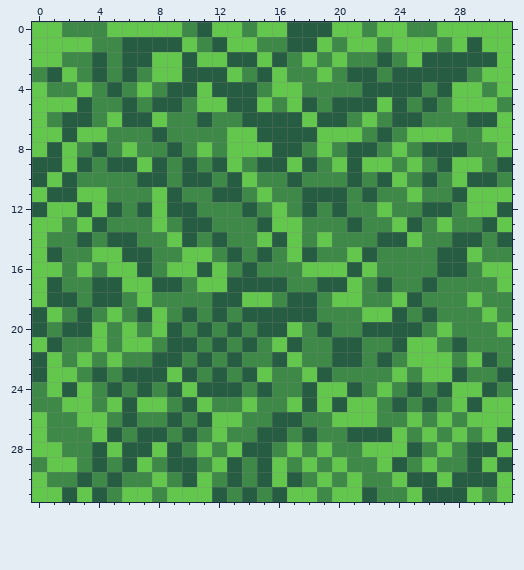
A pixel-art sprite gets an edit: Grass.png. That is the earlier state.
The file is 32x32 pixels.
After:
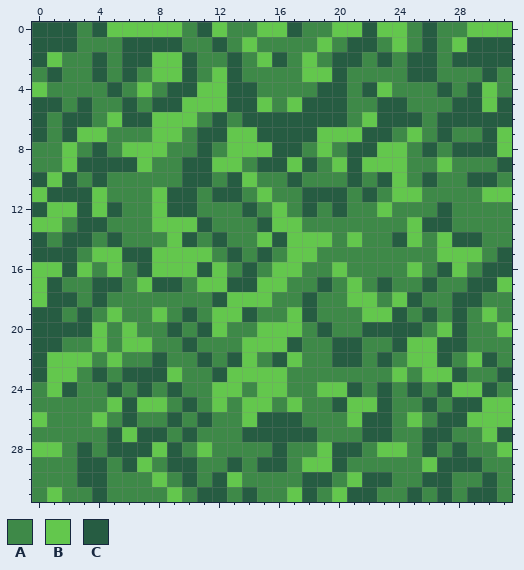
Palette (. is transparent): A #3e8948  B #63c74d  C #265c42
The exact change:
Changed rows in their new state; - is an unchanged pixel.
first column x 0:
 0 CCC-C--------A----AA--C---CAA---
 1 CCCA------A--A---AA--CC--AC---CC
 2 C----------AA-A-----CC---C-A---C
 3 --A--------ABC-AA-B-CAA-A--AA-CA
 4 ---A--------B---AA-CC--BAA--ACBA
 5 CCA-------B--------C-AAC--A-CC-C
 6 C--------BBAC-----C----C---CC--C
 7 CA------BB-CC---------C---AC--C-
 8 AA-----BBA-C-----------B---A-CC-
 9 AA--C---A--CB-----------BA-BAA--
10 ----C--AA-------------------A---
11 ---C------C-------------B---AA--
12 -------A------------------A--AAA
13 ---C-----BB----------A--ABCC--AA
14 C-C---A-----------B--B-A---B---A
15 C-C-----BB--------B--AA----BB--C
16 --C---A-B-------BBAA-AA--B--B-CC
17 ------A--------BB---A--------CC-
18 -----A-A-----B---A--A-B-----CC--
19 -C-----A----BB-AAB----------C---
20 -C------A---BA-BB-----------C---
21 C--------A--A-BB-----------C----
22 --B------A----B------------C----
23 ----------A--BB-B-AA------------
24 ---A------AABB-BB-A----C--------
25 --AA-------AB--B--AA---CA---C---
26 ---A--------AABC----A-CC---CC---
27 A---A-B-----A-C--C---A--A-CCA---
28 ---CAC-------AAACA--CCA--ACACAA-
29 -AAC--------A---C--BC--AA--CC-AA
30 A---CA-----ACB-AAACC--CCAA-CAA-A
31 A-AA--AA--AC----A-C--C---CA-ACCA
Where, in picture pixels (left, top, right, bottom), the same in both pictures:
changed: (32, 22, 512, 502)
